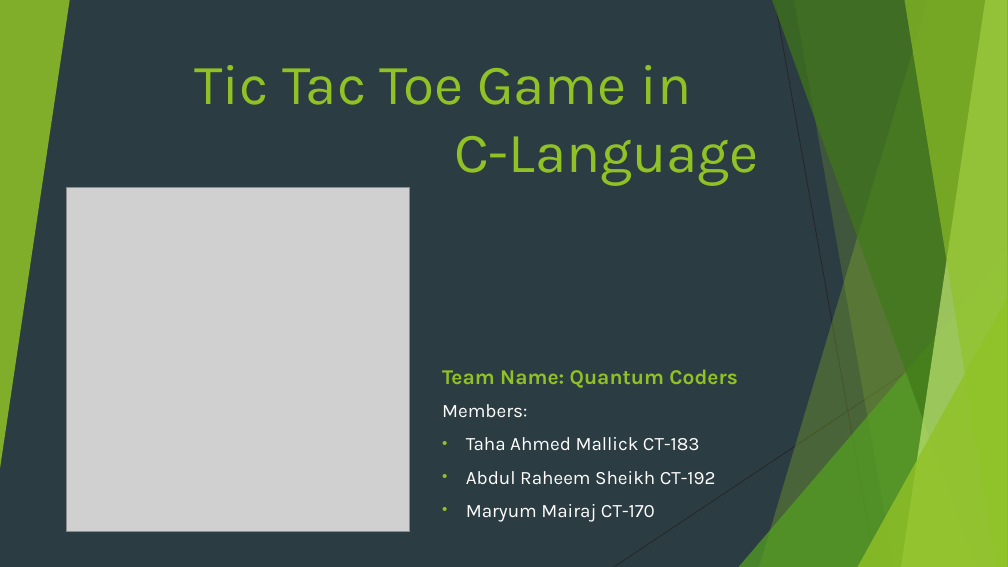
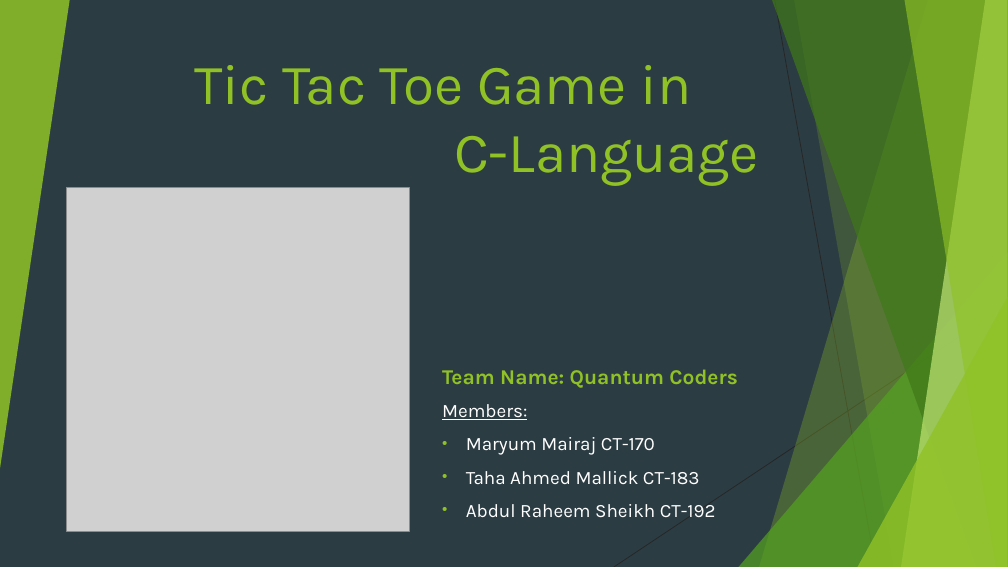
Before and after one commit to taha-ahmed-mallick/PF-fall25, a slide deck: slide 1 of CCP/presentation/presentation.pptx. Drawn at 1008x567 pixels with LibreOffice and Linux fonts; fonts in the diff are those of the drawing; grey boxes stand for pictures. Boxes give left, top, right and bottom in pixels: in the first picture for what was removed or moved away, otherwise in the second. Text is boxed around its words. In the diff, an @@ line names an element or a change of style, - is before the commit and + after.

```diff
--- a/CCP/presentation/presentation.pptx
+++ b/CCP/presentation/presentation.pptx
@@ subtitle at <box>442,404,527,420</box>: underline on in "Members:" @@
@@ subtitle at <box>466,437,655,455</box>: paragraph added @@
+• Maryum Mairaj CT-170
@@ subtitle at <box>466,504,655,522</box>: paragraph removed @@
-• Maryum Mairaj CT-170
```
Also in this commit, not shown: 2 other files.
